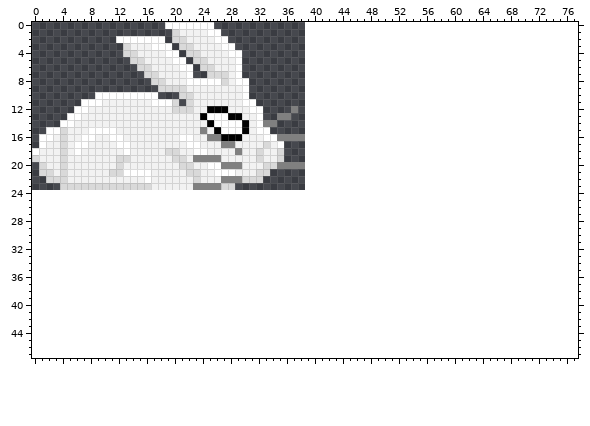
File history of a sprite sheet, sprites/SuperRabitRPGstyle.png. That is the earlier state.
The file is 39x24 pixels. The old version is drawn lined up with the new one, on the new canvas.
The result:
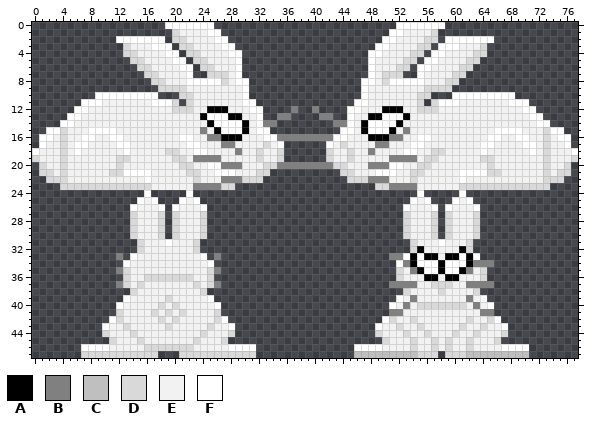
Palette (. is transparent): A #000000  B #808080  C #bfbfbf  D #d9d9d9  E #f2f2f2  F #ffffff
Commit: Add spritesheet and organize source sprites
The edit:
canvas 39x24 -> 78x48
Changed rows in their new state; - is an unchanged pixel.
first column x 7:
 0 ---------------------------------------------FFFFFFF-------------------
 1 --------------------------------------------FFEEEED--------------------
 2 -------------------------------------------FFEEEEDD-FFFFFFF------------
 3 ------------------------------------------FFEEEEDD-FFFEEED-------------
 4 -----------------------------------------FFEEEEDD-FFEEEEDD-------------
 5 -----------------------------------------FEEEEDD-FFEEEEDD--------------
 6 -----------------------------------------FEEEDD-FFEEEEDD---------------
 7 -----------------------------------------FEDDD--FEEEEDD----------------
 8 ----------------------------------------FFEDFFFFFEEEDD-----------------
 9 ----------------------------------------FEEEEEEEEDDDD------------------
10 ----------------------------------------FEEEEEEEDD---FFFFFFFFF---------
11 ---------------------------------------FFEEEEEEED-DFFFEEEEEEEFFF-------
12 ---------------------------------B----FFEEEAAAEEDDDEEEEEEEEEEEEFF------
13 ----------------------------------BB--FEEAAFFFAEEEEEEEEEEEEEEEEEFF-----
14 ------------------------------------BBFEAFFFFAEEEEEEEEEEEEEEEEEEEFF----
15 -------------------------------------FFEAFFFAEBEEEEEEEEEEEEFFFFEEEDFF--
16 --------------------------------BBBBFFEEEAAABBEEFFEEEEEEEEFFEEFFEEDEFF-
17 -----------------------------------FEDEEEEBBEEEFFEEEEEEEEFFEEEEFFEDEEF-
18 -----------------------------------DEEDEEBEEEEFFEEDDEEEEEFEEEEEEFEDEEEF
19 -----------------------------------DEEDEEEEEBBBBEDDEEEEEEDDEEEEEEEDEEED
20 --------------------------------BBBBDDEEEBBBFFEEDDEEEEEEEEDEEEEEEEDEED-
21 -------------------------------------DDEEEFFFEEDDEEEEEFFFFDDEEEEEEDEDD-
22 --------------------------------------DDDBBBEEEDEEEEEEFEEEEEEEEEEEDDD--
23 ------------------------------------------DDBBBBEEEEEEDDDDDDDDDDDDD----
24 ---------F-----F--------------------------------F-----F----------------
25 --------FEF---FEF------------------------------FEF---FEF---------------
26 -------FEEEF-FEEEF----------------------------FEEEF-FEEEF--------------
27 -------DEEED-DEEED----------------------------DEEED-DEEED--------------
28 -------DEEED-DEEED----------------------------DEEED-DEEED--------------
29 -------DEEED-DEEED----------------------------DEEED-DEEED--------------
30 -------DEEED-DEEED----------------------------DEEED-DEEED--------------
31 --------DEEEFEEED------------------------------DEEEFEEED---------------
32 --------DEEEEEEED------------------------------DAEEEEEAD---------------
33 -----B-FEEEEEEEEEF-B------------------------BBFAFAAEAAFAF--------------
34 ------FEEEEEEEEEEEF--------------------------FBAFFFAFFFABBB------------
35 -----BDEEEEEEEEEEEDB-------------------------DEBAFFAFFABED-------------
36 ------DEEDDDDDDDEED--------------------------DEEEAAEAAEEED-------------
37 -----BDEDEEEEEEEDEDB------------------------BBBBEEDDDEEBBBB------------
38 -------DEEEEEEEEED----------------------------DEEEEDEEEED--------------
39 ------FEEEEEDEEEEEF--------------------------FEBEEEEEEEBEF-------------
40 -----FEEEEEDEDEEEEEF------------------------FEBEDDDDDDDEBEF------------
41 -----DEEEEDEDEDEEEED------------------------BBEEEEEEEEEEEBB------------
42 ----FDEEEEEDEDEEEEEDF----------------------FDEEDEEEEEEEDEEDF-----------
43 ---FEEDEEEEEDEEEEEDEEF--------------------FEEDEEDEEEEEDEEDEEF----------
44 ---DEEEDEEEEEEEEEDEEED--------------------DEEEDEEDEEEDEEDEEED----------
45 ----DEEEDEEEEEEEDEEED----------------------DEEEDEEDEDEEDEEED-----------
46 FFFFEEEEEDDDDDDDEEEEEFFFF--------------FFFFEEEEDEEDEDEEDEEEEFFFF-------
47 DDDDDDDDDDD---DDDDDDDDDDD--------------CCCCCCCCCDDD-DDDCCCCCCCCC-------
